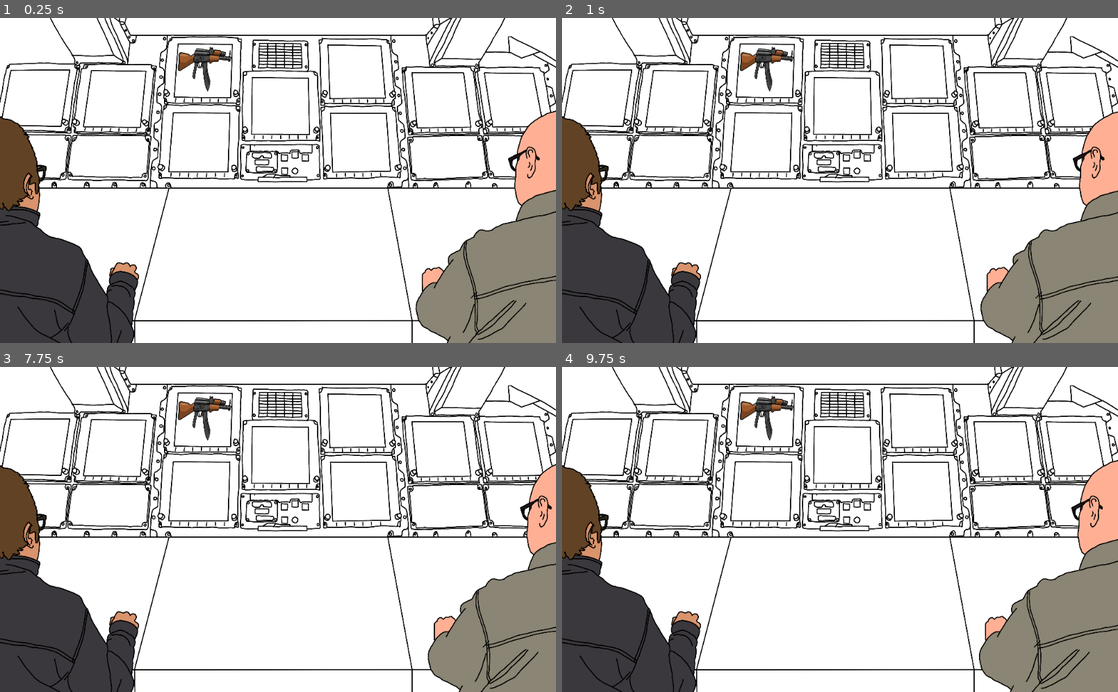
Above: before the commit, frames 1-4 (two rows, left to right).
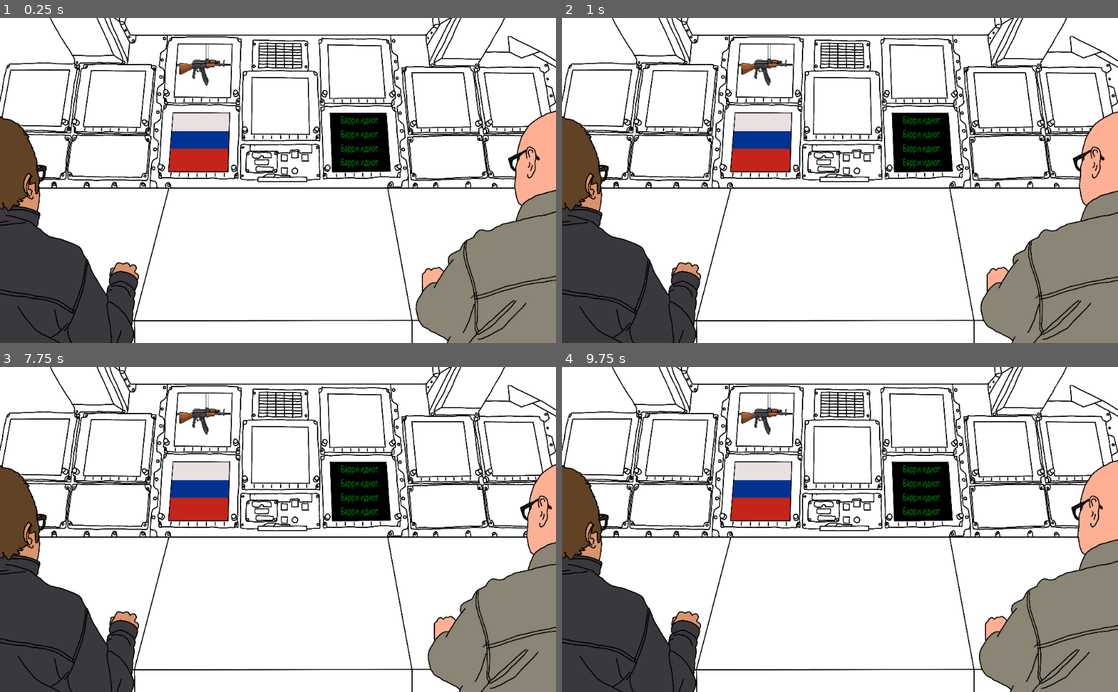
Above: after the commit, the same moments.

Repository: s3775599/BITS-clone
Game: Godot game, scene res://Scenes/Main.tscn
The game is run twice, just before and just after one commit, with the same random seed, the same clock (stepped at 60 frames per second) and the same inputs.
Inputs (mouse positions are in pixels of both pictures, inside the frame that each line leads up to):
- Up to frame 1 (0.25 s): no input
- Up to frame 2 (1 s): tap Enter at 0.5 s; move the mouse to (840, 180) at 0.52 s; hold Right (ui_right) from 0.53 s (still down); click (840, 180) at 0.67 s
- Up to frame 3 (7.75 s): move the mouse to (283, 529) at 1.27 s; release Right (ui_right) at 1.28 s; hold Left (ui_left) 1.28-2.03 s; click (283, 529) at 1.42 s; tap Space at 2, 5 s; move the mouse to (333, 458) at 2.02 s; hold Right (ui_right) 2.03-3.53 s; move the mouse to (250, 594) at 2.77 s; click (250, 594) at 2.92 s; move the mouse to (444, 578) at 3.52 s; hold Left (ui_left) 3.53-5.78 s; tap Enter at 4.25, 5.75 s; move the mouse to (111, 480) at 4.27 s; move the mouse to (305, 529) at 5.02 s; click (305, 529) at 5.17 s; move the mouse to (194, 448) at 5.77 s; hold Right (ui_right) from 5.78 s (still down); move the mouse to (400, 513) at 6.52 s; move the mouse to (166, 545) at 7.27 s; click (166, 545) at 7.42 s
- Up to frame 4 (9.75 s): move the mouse to (895, 458) at 8.02 s; release Right (ui_right) at 8.03 s; hold Left (ui_left) 8.03-9.53 s; tap Space at 8.75 s; move the mouse to (812, 594) at 8.77 s; move the mouse to (1006, 578) at 9.52 s; hold Right (ui_right) from 9.53 s (still down); click (1006, 578) at 9.67 s

The runs differ from the first frame. In frame 1, 8.3% of the frame differs, in the area x 0-100%, y 0-100%; in frame 2, 8.3%; in frame 3, 8.4%; in frame 4, 8.3%.

Commit message:
added sprites and console interaction placeholders

Diff:
--- a/NightwatchDialogueSystem/JohnPopup.tscn
+++ b/NightwatchDialogueSystem/JohnPopup.tscn
@@ -9,7 +9,6 @@
 [ext_resource path="res://Button4.gd" type="Script" id=7]
 
 [node name="JohnPopup" type="Popup"]
-visible = true
 anchor_left = 1.0
 anchor_top = 0.5
 anchor_right = 1.0
--- a/NightwatchDialogueSystem/Scenes/Main.tscn
+++ b/NightwatchDialogueSystem/Scenes/Main.tscn
@@ -1,17 +1,22 @@
-[gd_scene load_steps=18 format=2]
+[gd_scene load_steps=20 format=2]
 
 [ext_resource path="res://Scenes/Main.gd" type="Script" id=1]
 [ext_resource path="res://GFX/console.png" type="Texture" id=2]
-[ext_resource path="res://JohnConsole.tscn" type="PackedScene" id=3]
-[ext_resource path="res://BarryConsole.tscn" type="PackedScene" id=4]
-[ext_resource path="res://JohnClose.tscn" type="PackedScene" id=5]
-[ext_resource path="res://BarryClose.tscn" type="PackedScene" id=6]
-[ext_resource path="res://GFX/ak-47.png" type="Texture" id=7]
-[ext_resource path="res://JohnPopup.tscn" type="PackedScene" id=8]
-[ext_resource path="res://BarryPopup.tscn" type="PackedScene" id=9]
+[ext_resource path="res://GFX/russianText.png" type="Texture" id=3]
+[ext_resource path="res://GFX/ak-47.png" type="Texture" id=4]
+[ext_resource path="res://GFX/russianFlag.png" type="Texture" id=5]
+[ext_resource path="res://JohnConsole.tscn" type="PackedScene" id=6]
+[ext_resource path="res://BarryConsole.tscn" type="PackedScene" id=7]
+[ext_resource path="res://JohnClose.tscn" type="PackedScene" id=8]
+[ext_resource path="res://BarryClose.tscn" type="PackedScene" id=9]
+[ext_resource path="res://JohnPopup.tscn" type="PackedScene" id=10]
+[ext_resource path="res://BarryPopup.tscn" type="PackedScene" id=11]
 
 [sub_resource type="RectangleShape2D" id=1]
 extents = Vector2( 513.672, 299.894 )
+
+[sub_resource type="RectangleShape2D" id=8]
+extents = Vector2( 37.1971, 54.8029 )
 
 [sub_resource type="Animation" id=2]
 resource_name = "BarryConsoleFastIn"
@@ -105,9 +110,6 @@
 "values": [ Vector2( 515, 300.007 ), Vector2( 1200, 300.007 ) ]
 }
 
-[sub_resource type="RectangleShape2D" id=8]
-extents = Vector2( 37.1971, 54.8029 )
-
 [node name="Main" type="Control"]
 script = ExtResource( 1 )
 
@@ -115,7 +117,7 @@
 position = Vector2( -0.197113, -0.197075 )
 
 [node name="BackgroundSprite" type="Sprite" parent="BackgroundArea"]
-position = Vector2( 512.006, 300.007 )
+position = Vector2( 511.791, 299.841 )
 scale = Vector2( 0.266665, 0.27777 )
 texture = ExtResource( 2 )
 
@@ -124,36 +126,28 @@
 position = Vector2( 510.414, 299.073 )
 shape = SubResource( 1 )
 
-[node name="JohnConsole" parent="BackgroundArea" instance=ExtResource( 3 )]
-position = Vector2( 512.006, 300.007 )
-scale = Vector2( 0.266665, 0.27777 )
-
-[node name="BarryConsole" parent="BackgroundArea" instance=ExtResource( 4 )]
-editor/display_folded = true
-position = Vector2( 512.006, 300.007 )
-scale = Vector2( 0.266665, 0.27777 )
-
-[node name="AnimationPlayer" type="AnimationPlayer" parent="BackgroundArea/BarryConsole"]
-anims/BarryConsoleFastIn = SubResource( 2 )
-anims/BarryConsoleSlowOut = SubResource( 3 )
-
-[node name="JohnClose" parent="BackgroundArea" instance=ExtResource( 5 )]
-editor/display_folded = true
-position = Vector2( -120, 300.007 )
-scale = Vector2( 0.266665, 0.27777 )
-
-[node name="AnimationPlayer" type="AnimationPlayer" parent="BackgroundArea/JohnClose"]
-anims/JohnCloseSlideIn = SubResource( 4 )
-anims/JohnCloseSlideOut = SubResource( 5 )
-
-[node name="BarryClose" parent="BackgroundArea" instance=ExtResource( 6 )]
-editor/display_folded = true
-position = Vector2( 1176, 300.007 )
-scale = Vector2( 0.266665, 0.27777 )
-
-[node name="AnimationPlayer" type="AnimationPlayer" parent="BackgroundArea/BarryClose"]
-anims/BarryCloseSlideIn = SubResource( 6 )
-anims/BarryCloseSlideOut = SubResource( 7 )
+[node name="Images" type="Node2D" parent="BackgroundArea"]
+
+[node name="RussianText" type="Polygon2D" parent="BackgroundArea/Images"]
+position = Vector2( 609.418, 176.177 )
+texture = ExtResource( 3 )
+texture_scale = Vector2( 5, 3 )
+polygon = PoolVector2Array( -1.24127, -0.585846, 3.05151, 108.665, 109.298, 106.09, 101.141, 0.0580597 )
+
+[node name="AK47" type="Polygon2D" parent="BackgroundArea/Images"]
+position = Vector2( 329.643, 49.5638 )
+rotation = 0.00046379
+texture = ExtResource( 4 )
+texture_offset = Vector2( 0, -25 )
+texture_scale = Vector2( 6, 3 )
+polygon = PoolVector2Array( -1.24127, -0.585846, -7.80945, 95.0813, 93.9093, 95.8718, 97.3351, 0.214005 )
+
+[node name="RussianFlag" type="Polygon2D" parent="BackgroundArea/Images"]
+modulate = Color( 0.921569, 0.882353, 0.882353, 1 )
+position = Vector2( 320.571, 176.459 )
+texture = ExtResource( 5 )
+texture_scale = Vector2( 5, 1.75 )
+polygon = PoolVector2Array( -0.840729, -0.550095, -9.47708, 106.74, 98.9754, 106.906, 101.633, -0.0518494 )
 
 [node name="Console" type="Node2D" parent="BackgroundArea"]
 position = Vector2( 315, 317 )
@@ -173,7 +167,7 @@
 position = Vector2( -11, 101 )
 
 [node name="Button2Area" type="CollisionPolygon2D" parent="BackgroundArea/Console/Button2"]
-position = Vector2( 18, 38 )
+position = Vector2( 14.8421, 53.7895 )
 scale = Vector2( 2.10805, 3.32323 )
 build_mode = 1
 polygon = PoolVector2Array( -23.1508, 19.0168, 50.3771, 19.0168, 50.3771, -9.8708, -11.7658, -9.8708 )
@@ -183,7 +177,7 @@
 position = Vector2( 277, 7 )
 
 [node name="Lever1Area" type="CollisionShape2D" parent="BackgroundArea/Console/Lever1"]
-position = Vector2( -25, 101 )
+position = Vector2( -27.105, 115 )
 scale = Vector2( 1, 1.68757 )
 shape = SubResource( 8 )
 
@@ -192,16 +186,40 @@
 position = Vector2( 370, 8 )
 
 [node name="Lever2Area" type="CollisionShape2D" parent="BackgroundArea/Console/Lever2"]
-position = Vector2( -25, 101 )
+position = Vector2( -11.316, 115 )
 scale = Vector2( 1, 1.68757 )
 shape = SubResource( 8 )
 
-[node name="Sprite" type="Sprite" parent="BackgroundArea/Console"]
-position = Vector2( 16, -268 )
-rotation = 0.0760276
-scale = Vector2( 0.188276, 0.538668 )
-texture = ExtResource( 7 )
-centered = false
+[node name="JohnConsole" parent="BackgroundArea" instance=ExtResource( 6 )]
+position = Vector2( 512.006, 300.007 )
+scale = Vector2( 0.266665, 0.27777 )
+
+[node name="BarryConsole" parent="BackgroundArea" instance=ExtResource( 7 )]
+editor/display_folded = true
+position = Vector2( 512.006, 300.007 )
+scale = Vector2( 0.266665, 0.27777 )
+
+[node name="AnimationPlayer" type="AnimationPlayer" parent="BackgroundArea/BarryConsole"]
+anims/BarryConsoleFastIn = SubResource( 2 )
+anims/BarryConsoleSlowOut = SubResource( 3 )
+
+[node name="JohnClose" parent="BackgroundArea" instance=ExtResource( 8 )]
+editor/display_folded = true
+position = Vector2( -120, 300.007 )
+scale = Vector2( 0.266665, 0.27777 )
+
+[node name="AnimationPlayer" type="AnimationPlayer" parent="BackgroundArea/JohnClose"]
+anims/JohnCloseSlideIn = SubResource( 4 )
+anims/JohnCloseSlideOut = SubResource( 5 )
+
+[node name="BarryClose" parent="BackgroundArea" instance=ExtResource( 9 )]
+editor/display_folded = true
+position = Vector2( 1176, 300.007 )
+scale = Vector2( 0.266665, 0.27777 )
+
+[node name="AnimationPlayer" type="AnimationPlayer" parent="BackgroundArea/BarryClose"]
+anims/BarryCloseSlideIn = SubResource( 6 )
+anims/BarryCloseSlideOut = SubResource( 7 )
 
 [node name="RichTextLabel" type="RichTextLabel" parent="."]
 anchor_right = 1.0
@@ -209,10 +227,11 @@
 
 [node name="CanvasLayer" type="CanvasLayer" parent="."]
 
-[node name="JohnPopup" parent="CanvasLayer" instance=ExtResource( 8 )]
-visible = false
-
-[node name="BarryPopup" parent="CanvasLayer" instance=ExtResource( 9 )]
+[node name="JohnPopup" parent="CanvasLayer" instance=ExtResource( 10 )]
+visible = true
+
+[node name="BarryPopup" parent="CanvasLayer" instance=ExtResource( 11 )]
+visible = true
 [connection signal="input_event" from="BackgroundArea/JohnConsole" to="." method="_on_JohnConsole_input_event"]
 [connection signal="mouse_entered" from="BackgroundArea/JohnConsole" to="." method="_on_JohnConsole_mouse_entered"]
 [connection signal="mouse_exited" from="BackgroundArea/JohnConsole" to="." method="_on_JohnConsole_mouse_exited"]
Binary file added: NightwatchDialogueSystem/GFX/flag.png
Not shown, added: NightwatchDialogueSystem/GFX/flag.png.import
Binary file added: NightwatchDialogueSystem/GFX/russianFlag.png
Not shown, added: NightwatchDialogueSystem/GFX/russianFlag.png.import
Binary file added: NightwatchDialogueSystem/GFX/russianText.png
Not shown, added: NightwatchDialogueSystem/GFX/russianText.png.import
Not shown, added: NightwatchDialogueSystem/GFX/russianText.pdn
